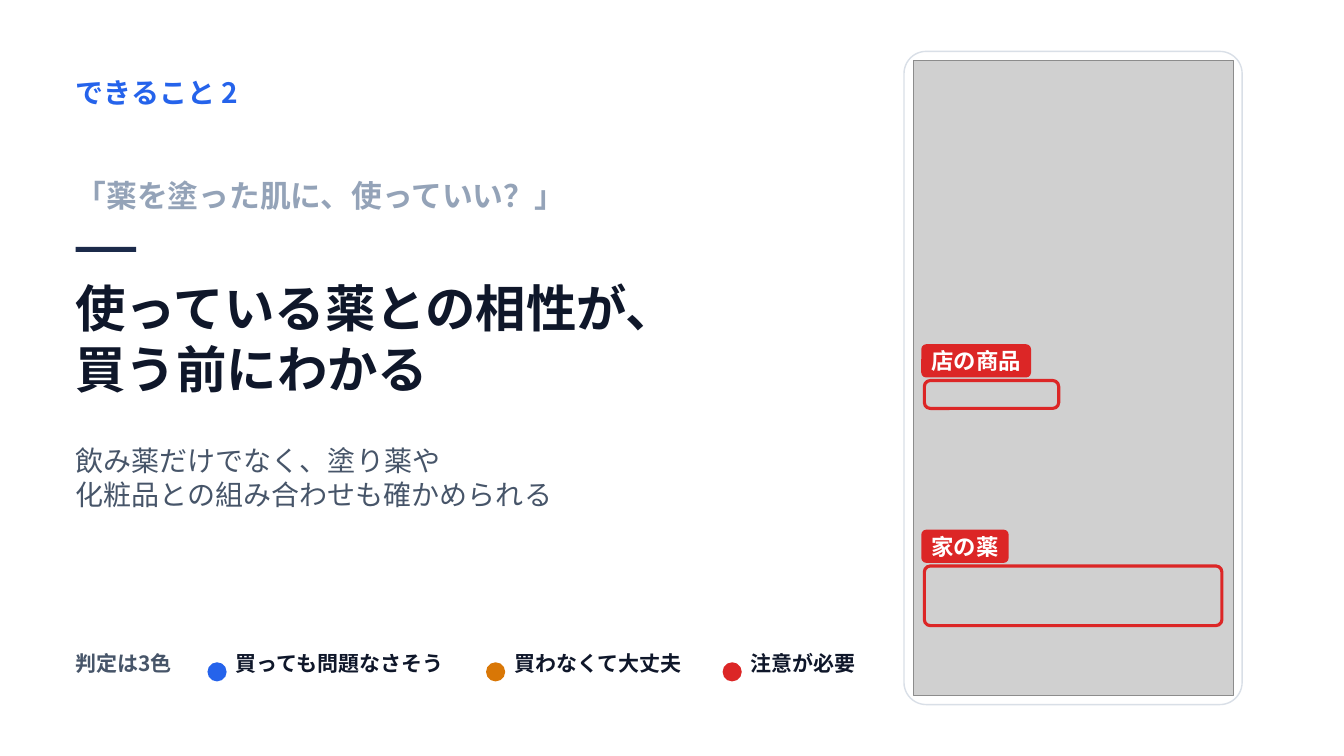
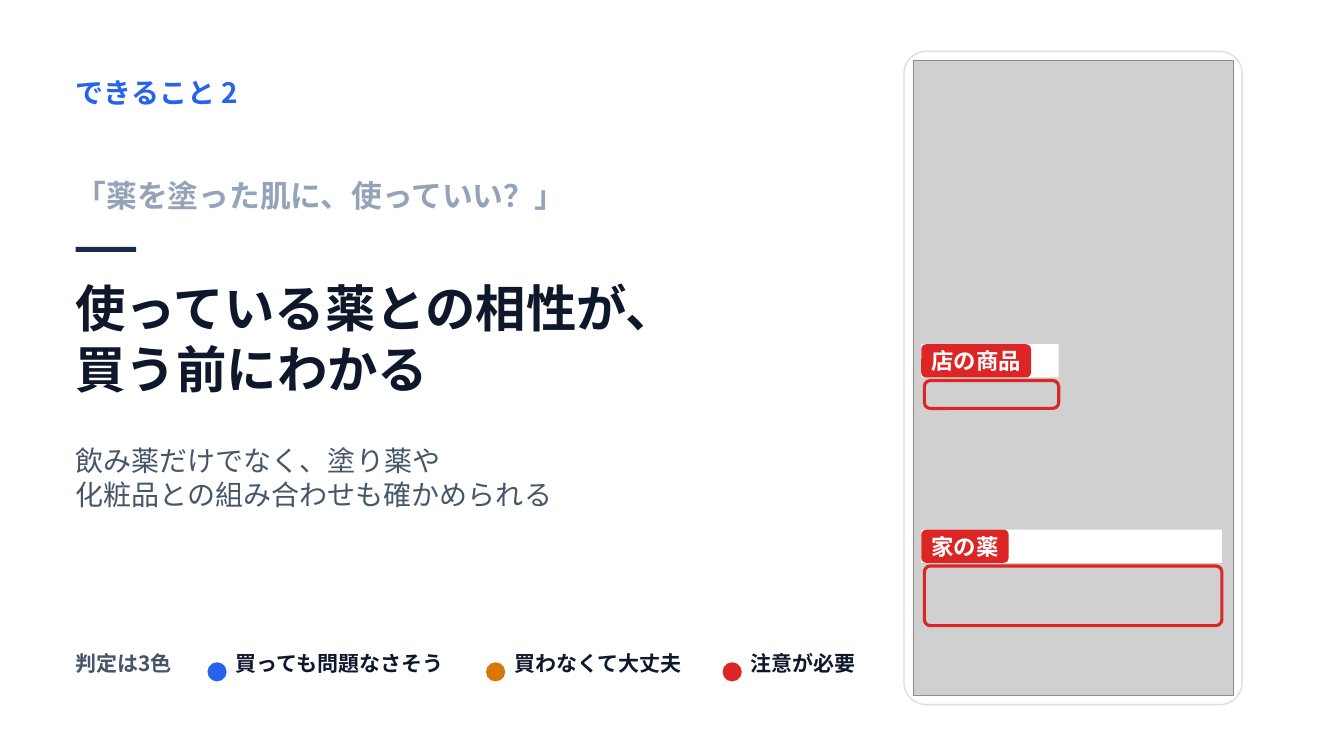
Before and after one commit to John-Frusciante/overlai, a slide deck: slide 6 of docs/ピッチ/Overlai_本選ピッチ.pptx. Drawn at 1344x756 pixels with LibreOffice and Linux fonts; fonts in the diff are those of the drawing; grey boxes stand for pictures. Boxes give left, top, right and bottom in pixels: in the first picture for what was removed or moved away, otherwise in the second. Text is boxed around its words. In the diff, an @@ line names an element or a change of style, - is before the commit and + after.

```diff
--- a/docs/ピッチ/Overlai_本選ピッチ.pptx
+++ b/docs/ピッチ/Overlai_本選ピッチ.pptx
@@ rectangle added at bbox=[922, 345, 1059, 378], fill #FFFFFF @@
@@ rectangle added at bbox=[922, 529, 1222, 563], fill #FFFFFF @@
```
Also in this commit, not shown: 5 other slides changed, 3 other files.
